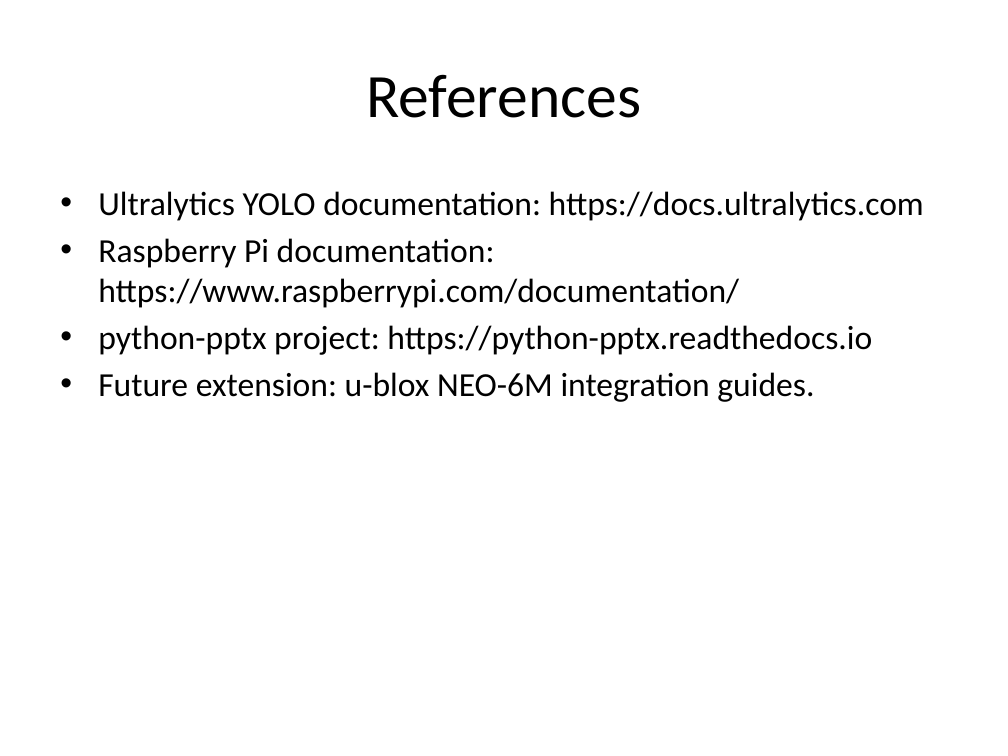
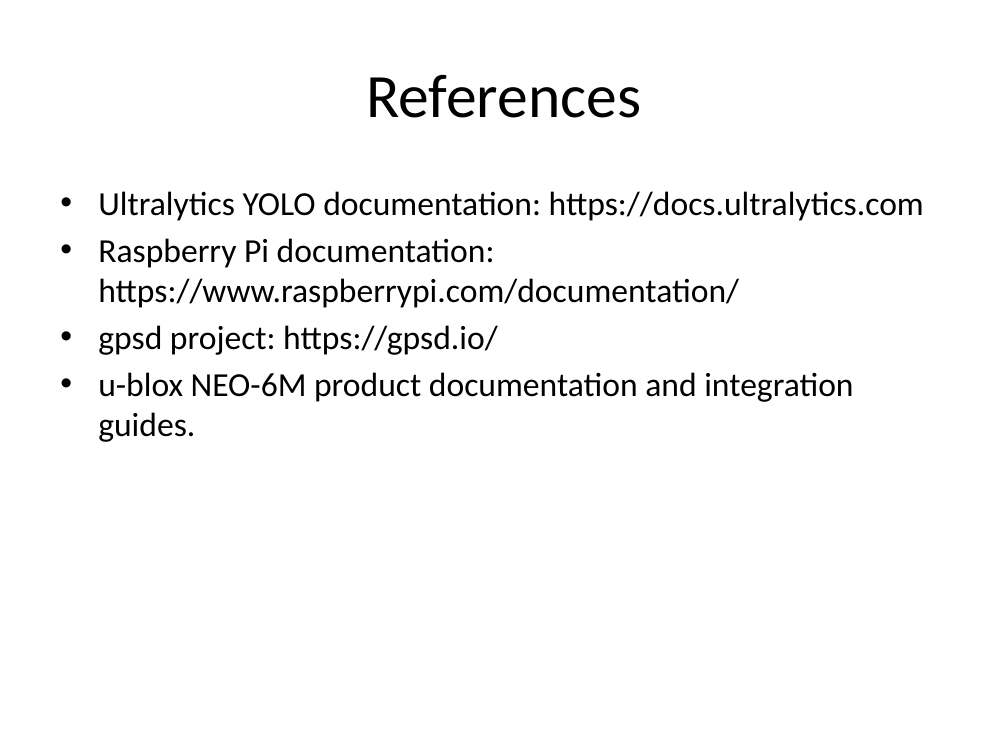
Before and after one commit to Josh7511/pothole-detection, a slide deck: slide 9 of Pothole_Detection_Presentation.pptx. Drawn at 1008x756 pixels with LibreOffice and Linux fonts; fonts in the diff are those of the drawing. Boxes give left, top, right and bottom in pixels: in the first picture for what was removed or moved away, otherwise in the second. Text is boxed around its words. In the diff, an @@ line names an element or a change of style, - is before the commit and + after.

```diff
--- a/Pothole_Detection_Presentation.pptx
+++ b/Pothole_Detection_Presentation.pptx
@@ text at bbox=[98, 325, 853, 442]: text changed @@
-• python-pptx project: https://python-pptx.readthedocs.io
-• Future extension: u-blox NEO-6M integration guides.
+• gpsd project: https://gpsd.io/
+• u-blox NEO-6M product documentation and integration guides.
```
Also in this commit, not shown: 7 other slides changed, 5 other files.
